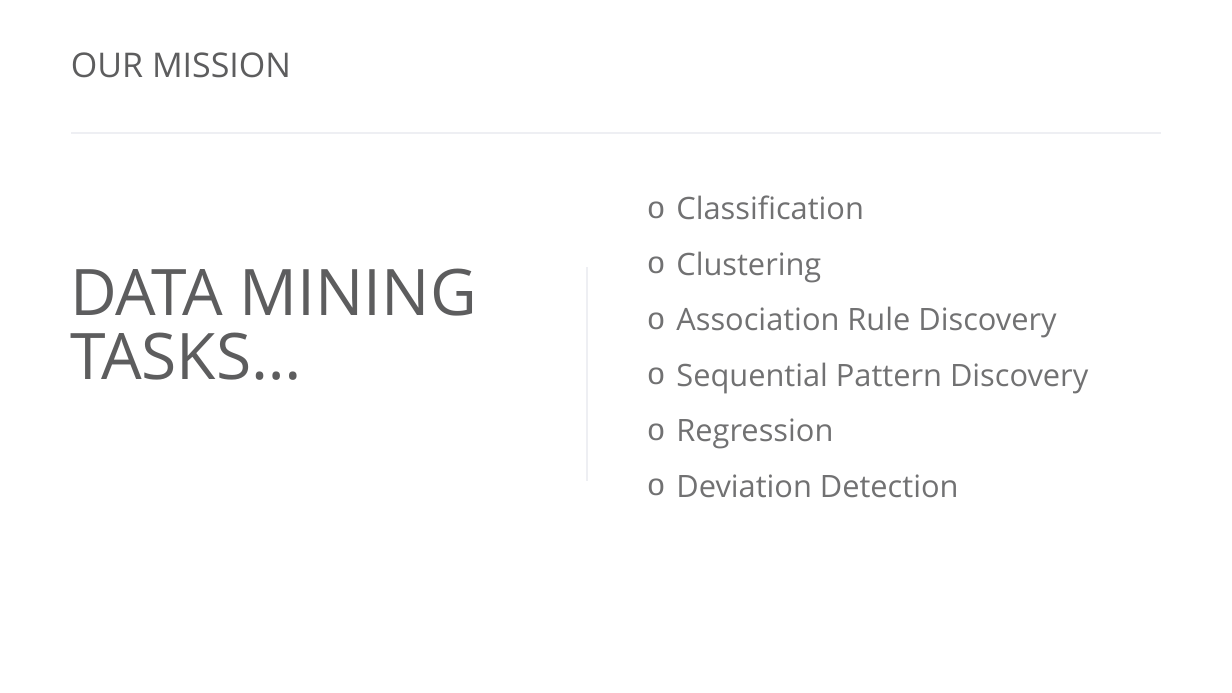
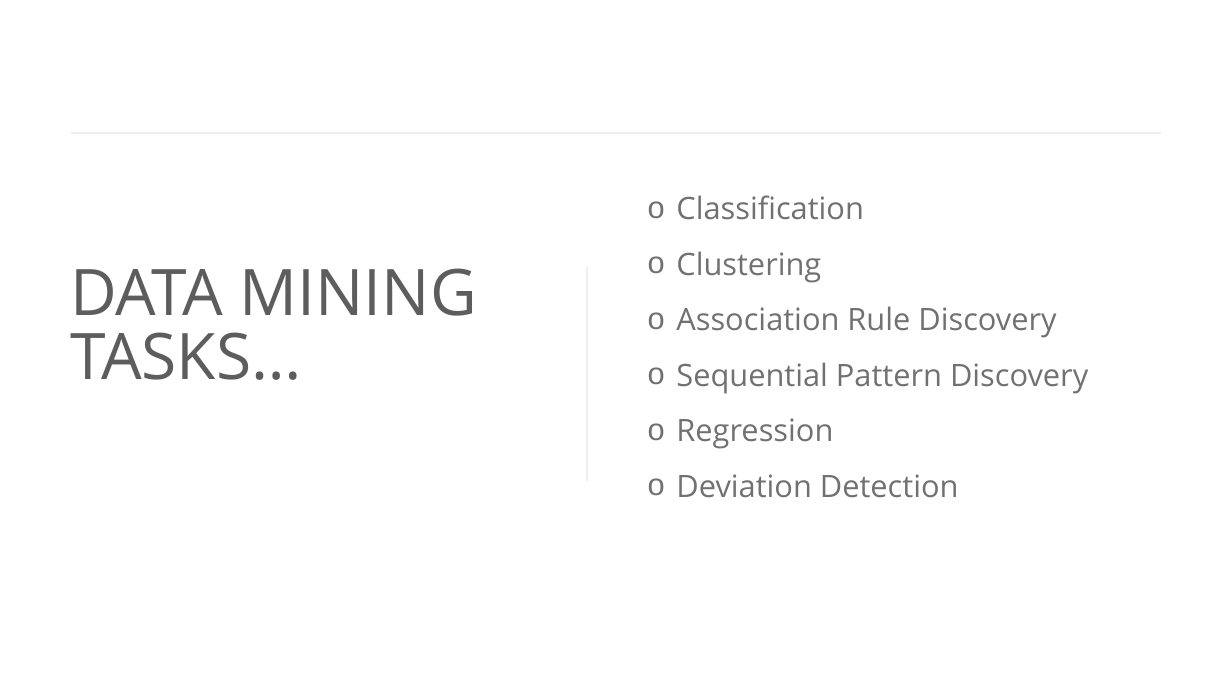
Before and after one commit to fnaticTrucMinh/UIT_AEP_BigDataRESEARCH, a slide deck: slide 11 of UIT_AEP_BigDataRESEARCH - Bao_Data Mining.pptx. Drawn at 1232x693 pixels with LibreOffice and Linux fonts; fonts in the diff are those of the drawing. Boxes give left, top, right and bottom in pixels: in the first picture for what was removed or moved away, otherwise in the second. Text is boxed around its words. In the diff, an @@ line names an element or a change of style, - is before the commit and + after.

```diff
--- a/UIT_AEP_BigDataRESEARCH - Bao_Data Mining.pptx
+++ b/UIT_AEP_BigDataRESEARCH - Bao_Data Mining.pptx
@@ title removed at bbox=[71, 52, 291, 78] @@
-OUR MISSION
```
Also in this commit, not shown: 6 other slides changed.
